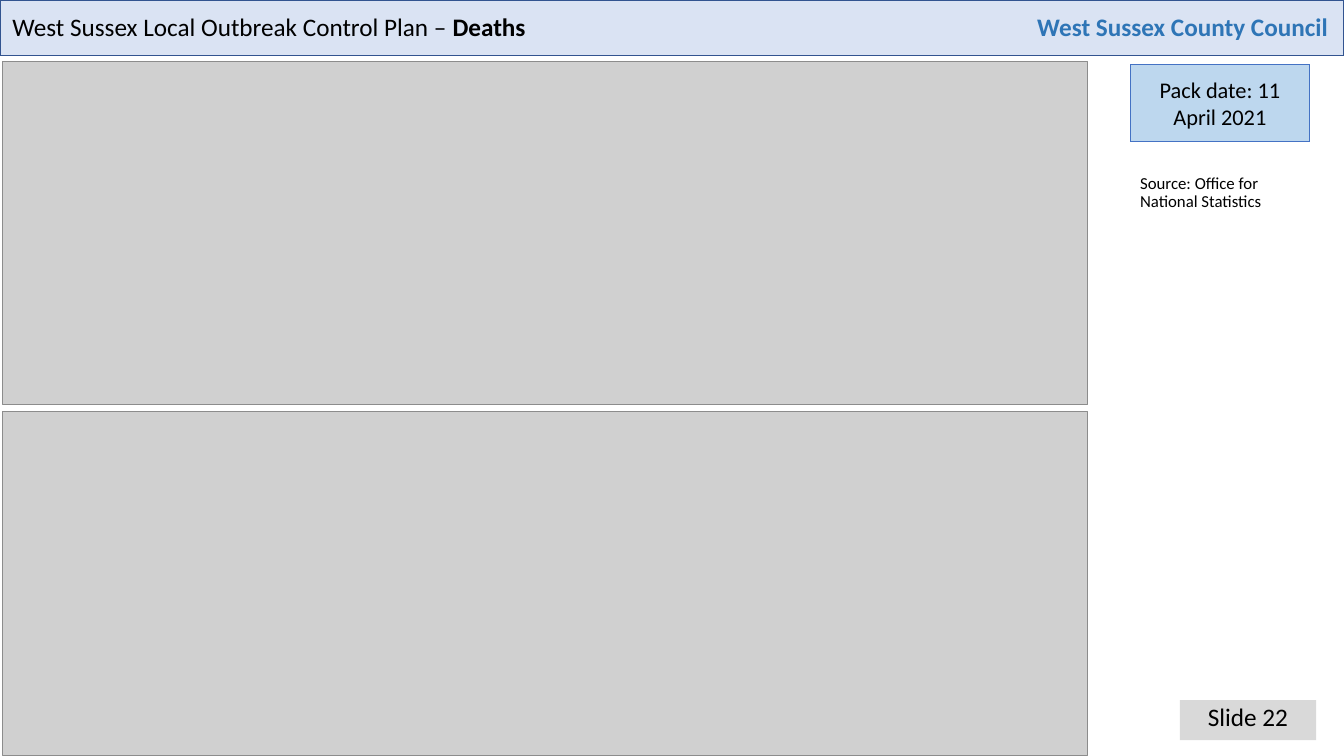
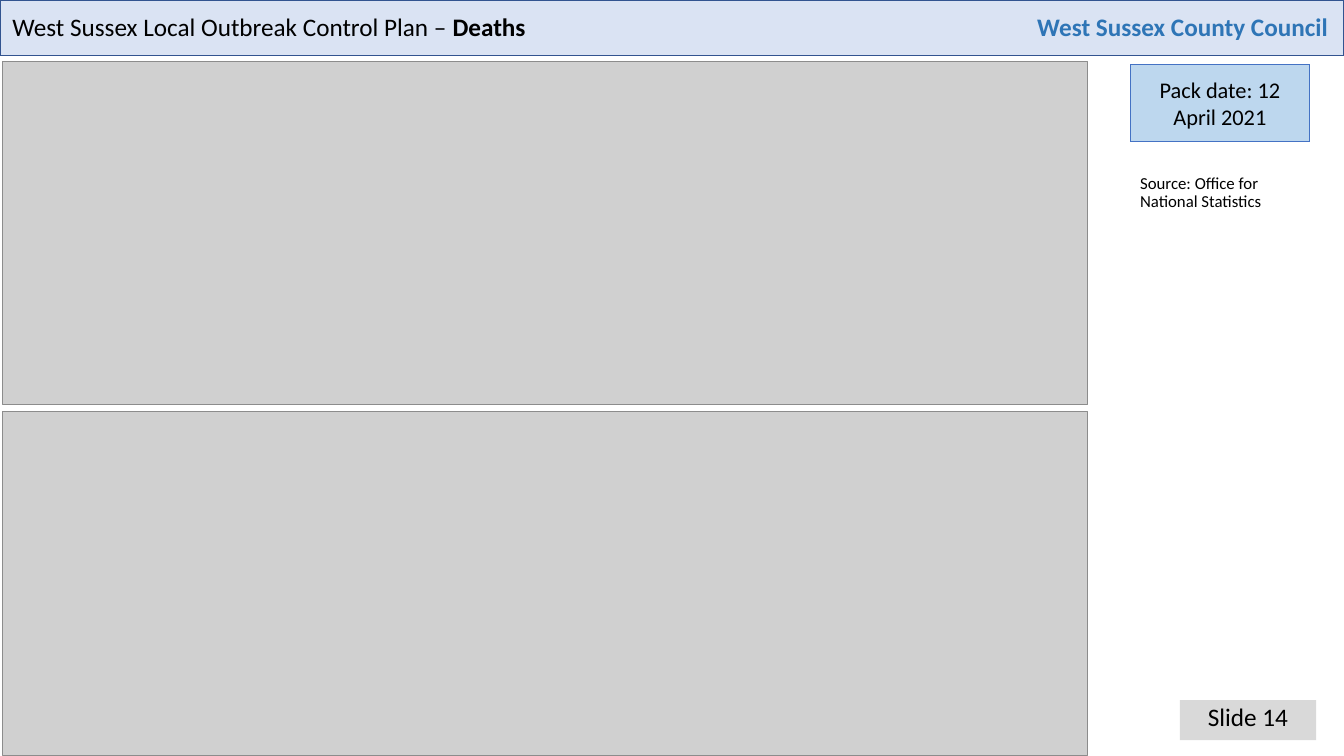
Before and after one commit to psychty/wsx_covid_datapack_public, a slide deck: slide 14 of Latest_West_Sussex_C19_slide_deck.pptx (slide 22 before the commit). Drawn at 1344x756 pixels with LibreOffice and Linux fonts; fonts in the diff are those of the drawing; grey boxes stand for pictures. Boxes give left, top, right and bottom in pixels: in the first picture for what was removed or moved away, otherwise in the second. Text is boxed around its words. In the diff, an @@ line names an element or a change of style, - is before the commit and + after.

Commit message:
April 12 update

```diff
--- a/Latest_West_Sussex_C19_slide_deck.pptx
+++ b/Latest_West_Sussex_C19_slide_deck.pptx
@@ text in rectangle at [1160, 82, 1281, 129]: text changed @@
-Pack date: 11 April 2021
+Pack date: 12 April 2021
@@ text at [1208, 708, 1288, 726]: text changed @@
-Slide 22
+Slide 14
```
Also in this commit, not shown: 16 other slides changed, 5 slides removed, 49 other files.
